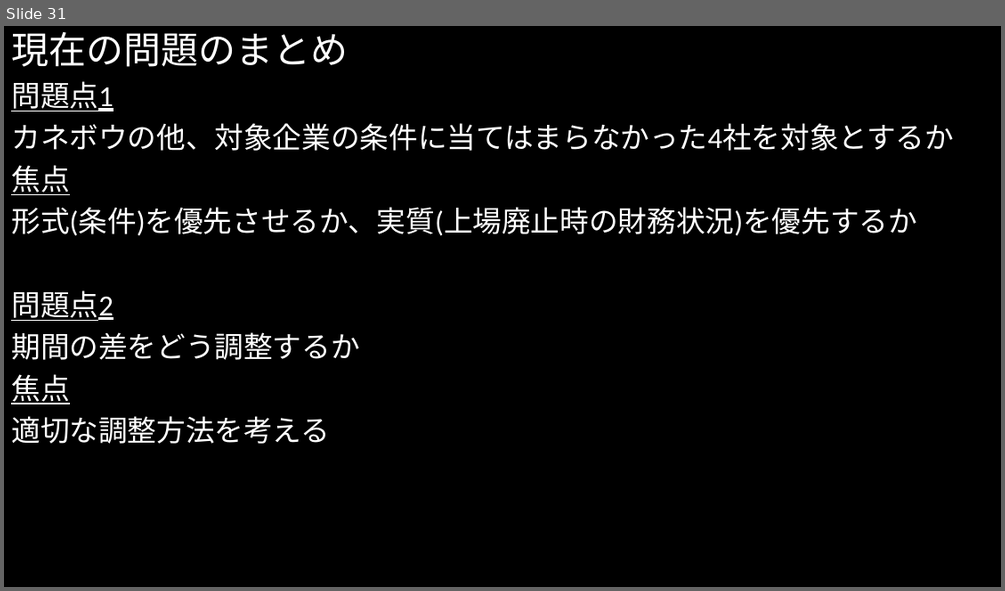
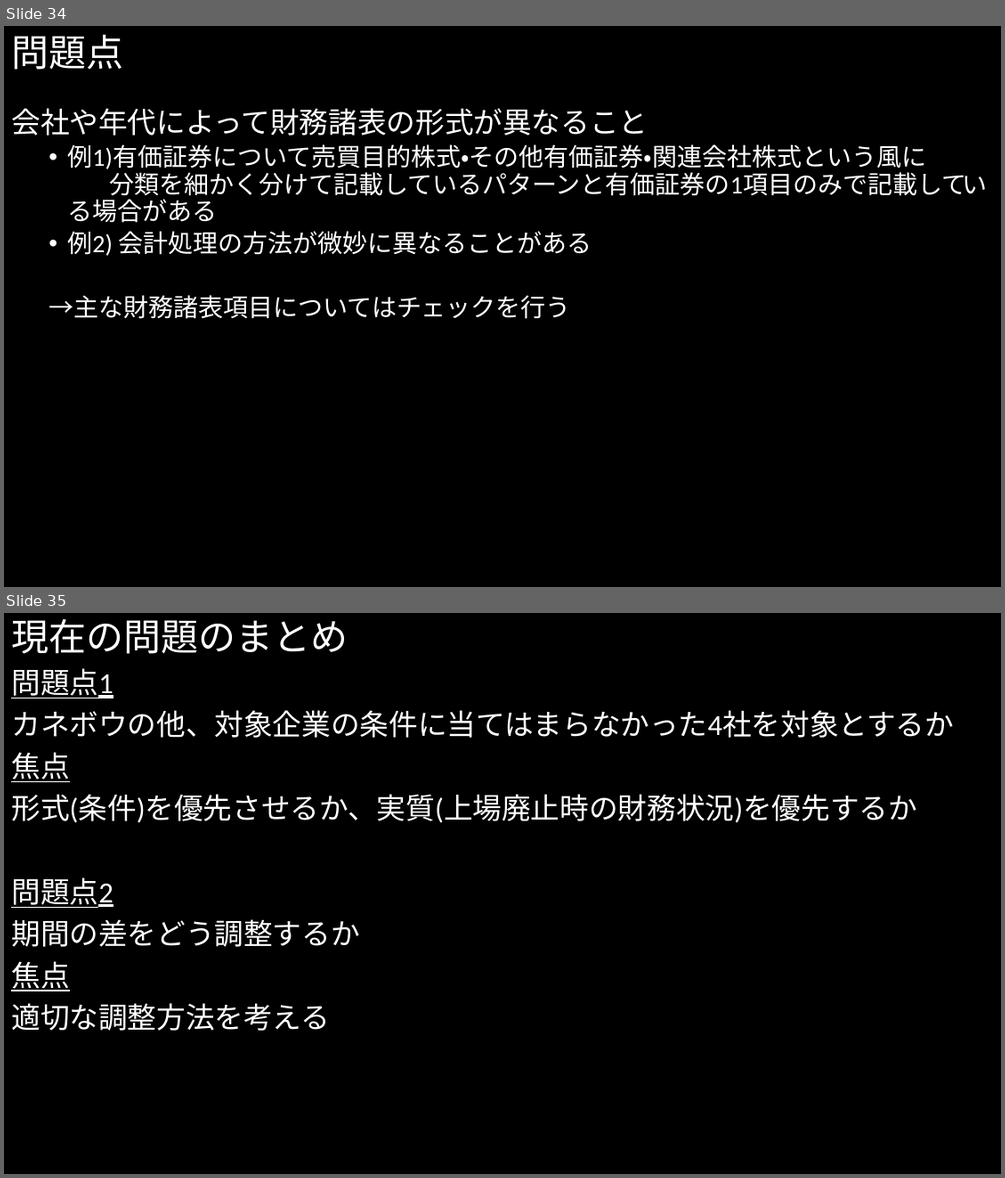
Before and after one commit to MAGA-Phantom/OperationSotsuron, a slide deck: 倒産の研究(仮).pptx. Shown one above the other, each under a label of ours: slide 31 before the commit, slides 34 and 35 after it. The pictures are 1005x591 and 1005x1178 pixels, drawn with LibreOffice and Linux fonts; fonts in the diff are those of the drawing. Boxes give left, top, right and bottom in pixels: in the first picture for what was removed or moved away, otherwise in the second. Text is boxed around its words. In the diff, an @@ line names an element or a change of style, - is before the commit and + after.

```diff
--- a/倒産の研究(仮).pptx
+++ b/倒産の研究(仮).pptx
@@ slide 34 added at bbox=[4, 26, 1001, 587], background #000000 @@
@@ title added at bbox=[11, 34, 123, 70], 36 pt, text #FFFFFF @@
+問題点
@@ text added at bbox=[11, 108, 987, 319], 24 pt, text #FFFFFF @@
+会社や年代によって財務諸表の形式が異なること
+  • 例1)有価証券について売買目的株式・その他有価証券・関連会社株式という風に
+    分類を細かく分けて記載しているパターンと有価証券の1項目のみで記載して いる場合がある
+  • 例2) 会計処理の方法が微妙に異なることがある
+  →主な財務諸表項目についてはチェックを行う
@@ what was slide 31 is now slide 35 @@
```
Also in this commit, not shown: 2 slides changed, 3 other slides added.
